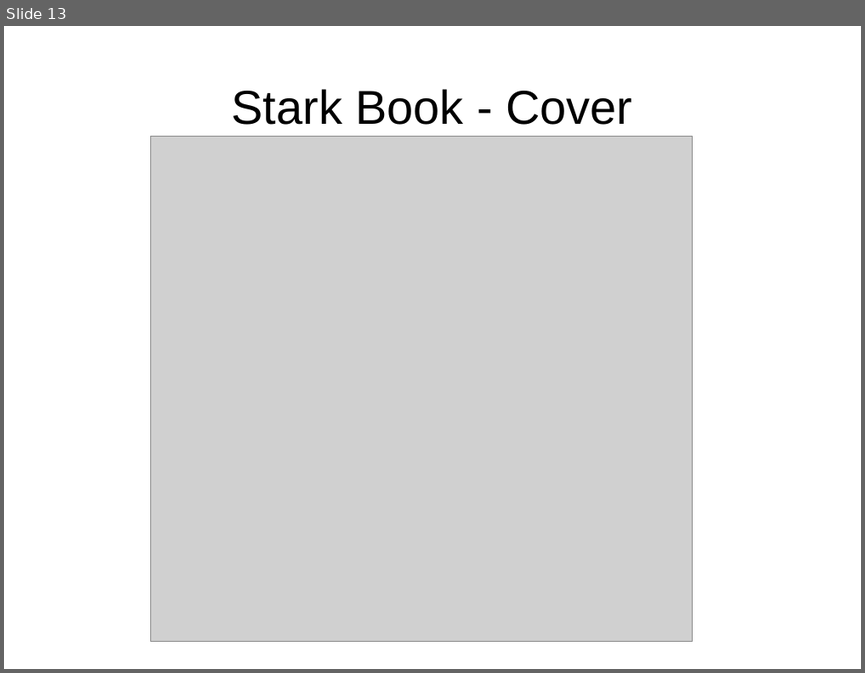
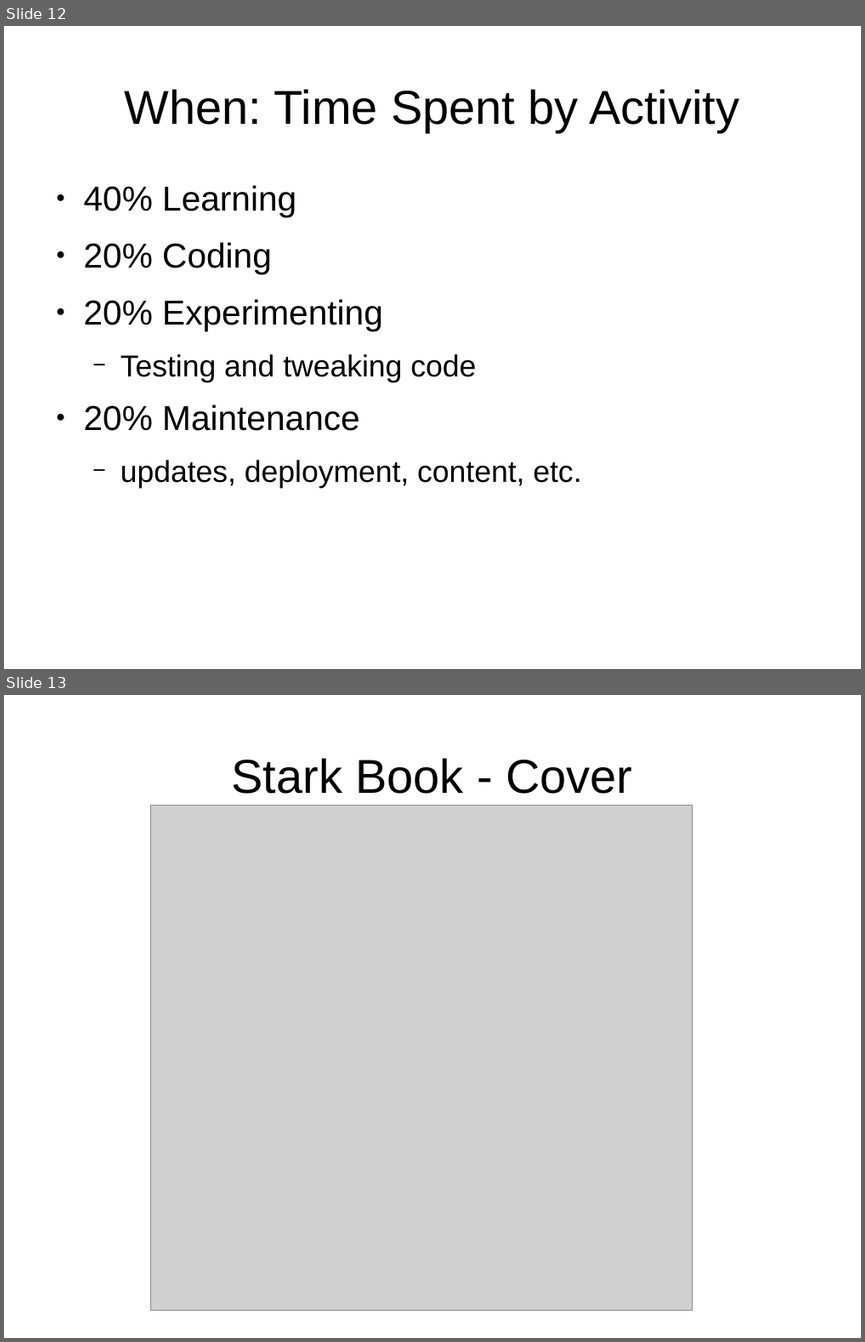
Before and after one commit to tomwhartung/jmws_accoutrements, a slide deck: presentations/2016_04-AWD_in_PHP_CMSes/AWD_in_PHP_CMSes-slides.odp. Shown one above the other, each under a label of ours: slide 13 before the commit, slides 12 and 13 after it. The pictures are 865x673 and 865x1342 pixels, drawn with LibreOffice and Linux fonts; fonts in the diff are those of the drawing; grey boxes stand for pictures. Boxes give left, top, right and bottom in pixels: in the first picture for what was removed or moved away, otherwise in the second. Text is boxed around its words. In the diff, an @@ line names an element or a change of style, - is before the commit and + after.

Commit message:
Added second "When" slide, no pie chart, for now.

```diff
--- a/presentations/2016_04-AWD_in_PHP_CMSes/AWD_in_PHP_CMSes-slides.odp
+++ b/presentations/2016_04-AWD_in_PHP_CMSes/AWD_in_PHP_CMSes-slides.odp
@@ slide 12 added at <box>4,26,861,669</box>, background #FFFFFF @@
@@ title added at <box>125,89,739,132</box>, 44 pt, text #000000 @@
+When: Time Spent by Activity
@@ text added at <box>84,185,581,488</box>, 28 pt, text #000000 @@
+● 40% Learning
+● 20% Coding
+● 20% Experimenting
+  − Testing and tweaking code
+● 20% Maintenance
+  − updates, deployment, content, etc.
```
Also in this commit, not shown: 1 slide removed.
